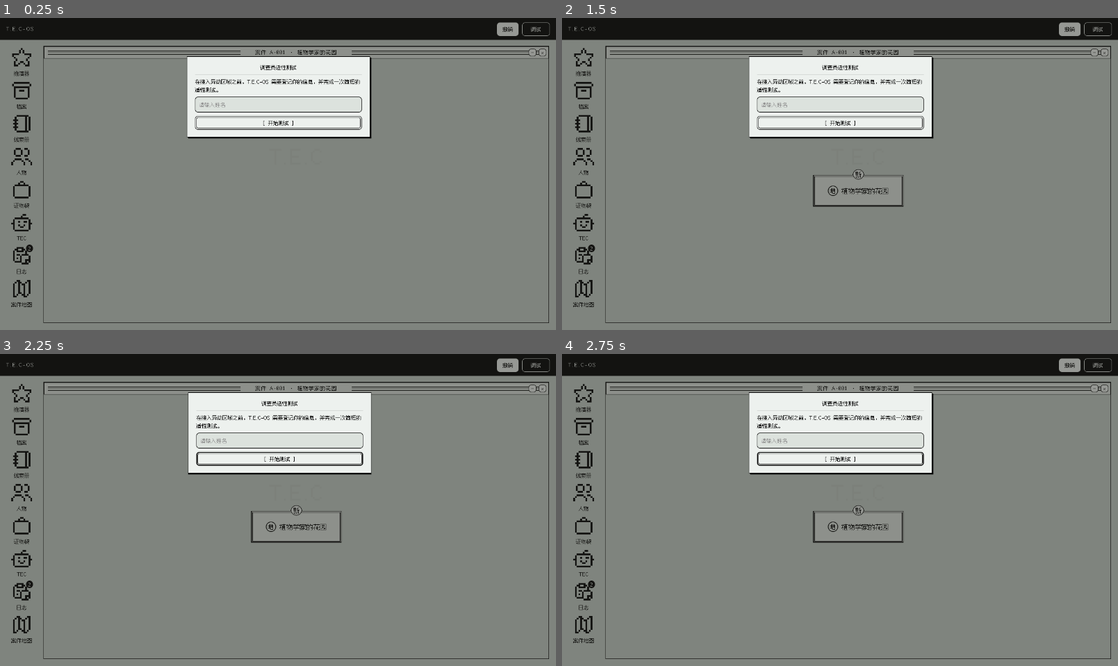
Above: before the commit, frames 1-4 (two rows, left to right).
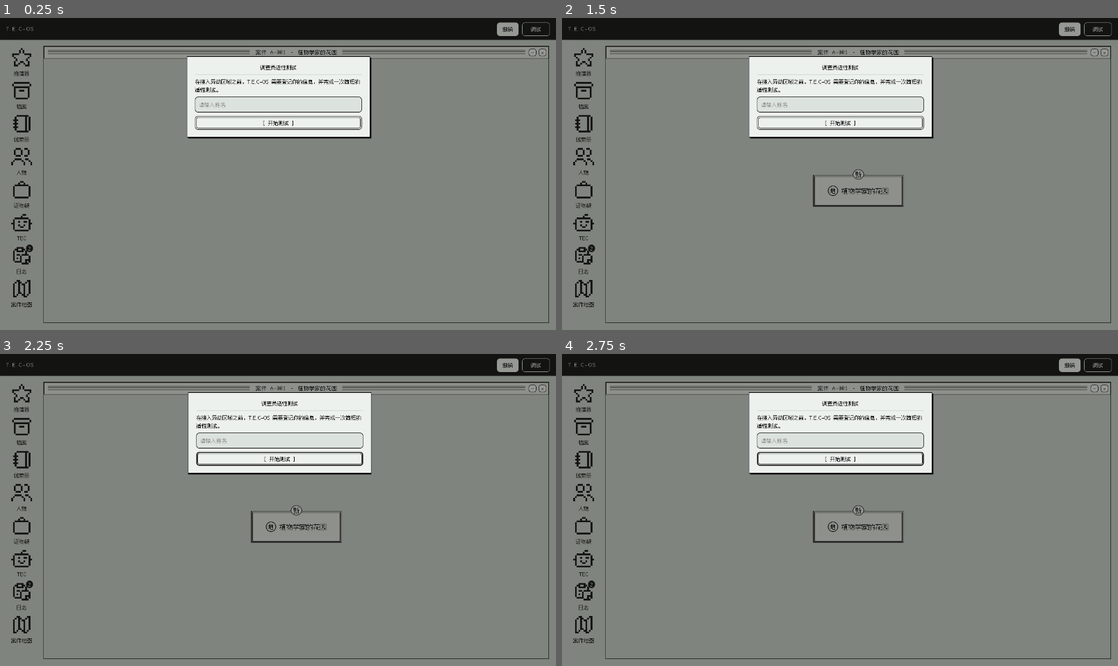
Above: after the commit, the same moments.

Repository: ChrisUtada/tecnode
Game: Godot game, scene res://scenes/Desktop.tscn
Same seed, same stepped clock (60 frames per second), same inputs: the game is played once before the commit and once after it.
Inputs:
- Up to frame 1 (0.25 s): no input
- Up to frame 2 (1.5 s): click "–" at 0.5 s; click "案件地图" at 1.25 s
- Up to frame 3 (2.25 s): click "[ 开始测试 ]" at 2 s
- Up to frame 4 (2.75 s): no input

The runs differ from the first frame. In frame 1, 1.0% of the frame differs, in the area x 8-97%, y 10-12%; in frame 2, 1.0%; in frame 3, 1.0%; in frame 4, 1.0%.

Commit message:
UI 审美：取消水印 / 统一顶栏 / 案件地图列表 / Toast 居中
按用户反馈：移除画布水印；SysWindow 顶栏改为 TitleStripes 整条绘制、标题按实测宽度居中，窄窗不压按钮；案件地图改编号牌 + 两行文字 + 右栏状态牌，与列表体系一致；Toast 改底部居中且去掉偏移影。无头 1351 项 0 失败。

Diff:
--- a/ydgodot/scenes/Desktop.gd
+++ b/ydgodot/scenes/Desktop.gd
@@ -23,7 +23,6 @@
 const WORLD_W := 2000.0
 const WORLD_H := 1300.0
 const AUTOSAVE_DELAY_MSEC := 180
-const TecWatermarkScript := preload("res://ui/TecWatermark.gd")
 
 ## 页眉几何 —— 逐项来自 Web 的计算布局（tools/pixeldiff/probe_web_rects.cjs 量的
 ## getBoundingClientRect），不是凭感觉的间距。改文案长度要同步改宽度，否则右侧按钮组会错位。
@@ -87,7 +86,6 @@
 var _hdr_sized: Array = []      # [Control, Vector2]：页眉控件的目标尺寸，见 _sync_header_sizes()
 var _hdr_right: Array = []      # [Control, float]：贴右控件的「距右边缘」距离，见 _layout_header_right()
 var _toast: PanelContainer
-var _toast_shadow: ColorRect
 var _toast_label: Label
 var _toast_timer: SceneTreeTimer
 var _toast_queue: Array[Dictionary] = []
@@ -1035,13 +1033,6 @@
 	stage_bg.mouse_filter = Control.MOUSE_FILTER_IGNORE
 	_stage.add_child(stage_bg)
 
-	## E1：空旷画布的视线锚点。水印必须画在 stage 内（desk 中央被主窗盖住），
-	## 又在卡片层之前，窗口多时自然被卡片遮掉。
-	var watermark := TecWatermarkScript.new()
-	watermark.name = "desk_watermark"
-	watermark.set_anchors_preset(Control.PRESET_FULL_RECT)
-	_stage.add_child(watermark)
-
 	_card_layer = Control.new()
 	_card_layer.name = "cards"
 	_card_layer.size = Vector2(WORLD_W, WORLD_H)
@@ -1746,15 +1737,6 @@
 
 
 func _build_toast() -> void:
-	## A4：浮层 1-bit 硬影。toast 是黑底，影子在灰桌面上才看得出偏移。
-	_toast_shadow = ColorRect.new()
-	_toast_shadow.name = "toast_shadow"
-	_toast_shadow.color = TecTheme.shadow(1.0)
-	_toast_shadow.mouse_filter = Control.MOUSE_FILTER_IGNORE
-	_toast_shadow.visible = false
-	_desk.add_child(_toast_shadow)
-	_place_z(_toast_shadow, ZR_TOAST)
-
 	_toast = PanelContainer.new()
 	_toast.name = "toast"
 	var sb := StyleBoxFlat.new()
@@ -2185,11 +2167,6 @@
 	_toast.visible = true
 	_toast.reset_size()
 	_place_toast_anchor()
-	if _toast_shadow != null:
-		_toast_shadow.modulate.a = 1.0
-		_toast_shadow.visible = true
-		_toast_shadow.size = _toast.size
-		_toast_shadow.position = _toast.position + SysWindow.OFFSET_SHADOW
 	_stop_toast_timer()
 	_toast_timer = get_tree().create_timer(2.4)
 	_toast_timer.timeout.connect(_fade_toast)
@@ -2204,17 +2181,12 @@
 	_toast_tween = create_tween()
 	_toast_tween.set_trans(Tween.TRANS_LINEAR)
 	_toast_tween.tween_property(_toast, "modulate:a", 0.0, 0.18)
-	if _toast_shadow != null:
-		_toast_tween.parallel().tween_property(_toast_shadow, "modulate:a", 0.0, 0.18)
 	_toast_tween.finished.connect(_after_toast_fade)
 
 
 func _after_toast_fade() -> void:
 	_toast.visible = false
 	_toast.modulate.a = 1.0
-	if _toast_shadow != null:
-		_toast_shadow.visible = false
-		_toast_shadow.modulate.a = 1.0
 	_toast_active = false
 	if _toast_queue.is_empty():
 		return
@@ -2237,16 +2209,10 @@
 func _place_toast_anchor() -> void:
 	if _toast == null or not is_instance_valid(_toast) or not _toast.visible:
 		return
-	var right := _vw() - 16.0
+	## E4：底部居中，距底 16px。不再贴右下角，也不做 dock 避让 —— 居中后与
+	## 右下角的 TEC 胶囊 / 音乐卡片天然分开。
 	var bottom := _vh() - HEADER_H - 16.0
-	if _tec_chip != null and is_instance_valid(_tec_chip) and _tec_chip.visible:
-		bottom = minf(bottom, _tec_chip.position.y - 8.0)
-	if _music_dock != null and is_instance_valid(_music_dock) and _music_dock.visible:
-		bottom = minf(bottom, _music_dock.position.y - 8.0)
-	_toast.position = Vector2(right - _toast.size.x, bottom - _toast.size.y)
-	if _toast_shadow != null and _toast_shadow.visible:
-		_toast_shadow.size = _toast.size
-		_toast_shadow.position = _toast.position + SysWindow.OFFSET_SHADOW
+	_toast.position = Vector2((_vw() - _toast.size.x) * 0.5, bottom - _toast.size.y)
 
 
 func _toast_style(warn: bool) -> StyleBoxFlat:
@@ -2272,9 +2238,6 @@
 	_toast_active = false
 	_toast.modulate.a = 1.0
 	_toast.visible = false
-	if _toast_shadow != null:
-		_toast_shadow.modulate.a = 1.0
-		_toast_shadow.visible = false
 
 
 # ── 撤销 / 存档 ─────────────────────────────────────────────────────────
--- a/ydgodot/scenes/windows/CaseMapWin.gd
+++ b/ydgodot/scenes/windows/CaseMapWin.gd
@@ -14,24 +14,26 @@
 	catalog = p_catalog
 	current_id = p_current
 	case_open = p_open
-	setup("案件地图", 430, 390)
+	setup("案件地图", 430, 260)
 	_build_map()
 
 
 func _build_map() -> void:
 	var tip := TecTheme.label(
-		"每个地址对应一宗案件。\n"
-		+ "在本案捕获「真名」后，下一案的地址才会点亮。\n"
-		+ "案件窗「–」收进右下角案件卡片；「×」收进本图标。\n"
-		+ "两种情况都会自动保存，点本案那行即可展开。", TecTheme.FS_BODY, TecTheme.MUTED)
+		"每个地址对应一宗案件；捕获「真名」后下一案才会点亮。\n"
+		+ "「–」收进右下角卡片，「×」收进本图标，点本案那行展开。",
+		TecTheme.FS_BODY, TecTheme.MUTED)
 	tip.autowrap_mode = TextServer.AUTOWRAP_WORD_SMART
 	tip.add_theme_constant_override("line_spacing", 3)
-	tip.custom_minimum_size = Vector2(content.size.x, 0)
+	tip.size_flags_horizontal = Control.SIZE_EXPAND_FILL
 	content.add_child(tip)
+
+	## D1：列表是独立小节，用黑条白字标题与说明 / 行分开。
+	content.add_child(TecTheme.section_bar("案件索引"))
 
 	_rows = VBoxContainer.new()
 	_rows.name = "rows"
-	_rows.add_theme_constant_override("separation", 8)
+	_rows.add_theme_constant_override("separation", 0)
 	_rows.size_flags_horizontal = Control.SIZE_EXPAND_FILL
 	content.add_child(_rows)
 	refresh_map()
@@ -43,38 +45,39 @@
 	for child in _rows.get_children():
 		_rows.remove_child(child)
 		child.queue_free()
-	for c in CaseCatalog.all():
-		_rows.add_child(_make_row(c))
-
-
-func _make_row(c: Dictionary) -> Control:
+	var all := CaseCatalog.all()
+	for i in all.size():
+		_rows.add_child(_make_row(all[i], i == all.size() - 1))
+
+
+func _make_row(c: Dictionary, last: bool = false) -> Control:
 	var id := String(c["id"])
 	var known := catalog != null and catalog.is_unlocked(id)
 	var current := id == current_id
 	var clickable := known and not (current and case_open)
 
+	## D2：与档案 / 名册 / 证物袋同一套列表语法 —— 不再给每行套一个圆角盒子。
+	## 行间只留 1px 发丝线（左右缩进 8px），行高 56 给「编号 + 标题 + 说明」两行用。
 	var row := PanelContainer.new()
 	row.name = "row_" + id
-	row.custom_minimum_size = Vector2(0, 66)
+	row.custom_minimum_size = Vector2(0, 56)
+	row.size_flags_vertical = Control.SIZE_SHRINK_BEGIN
 	row.mouse_filter = Control.MOUSE_FILTER_STOP
-	## 键线一律纯黑（P4.2）—— 原来已知/可进入的行用的是 `EDGE`（30% 黑），
-	## 在这扇窗里读作「还没做单色改版的旧控件」。锁定行才留淡线：它是真的「不可点」。
-	var style := TecTheme.flat(TecTheme.CARD, TecTheme.R_SM, TecTheme.INK if known else TecTheme.EDGE_SOFT)
-	## 显式写死内容边距：悬停要把键线从 1px 加到 2px，不钉住边距的话
-	## 行内所有子控件都会被顶 1px（参考图里所有键也是一直 1px，只有悬停加粗）。
-	style.content_margin_left = 2
-	style.content_margin_right = 2
-	style.content_margin_top = 2
-	style.content_margin_bottom = 2
-	if not known:
-		style.bg_color = TecTheme.BG
+	var style := TecTheme.flat(TecTheme.NONE, 0, TecTheme.NONE, 0)
+	style.border_color = TecTheme.edge(0.18)
+	if not last:
+		style.border_width_bottom = 1
+		style.expand_margin_left = -8.0
+		style.expand_margin_right = -8.0
+	style.content_margin_left = 8
+	style.content_margin_right = 8
+	style.content_margin_top = 4
+	style.content_margin_bottom = 4
 	row.add_theme_stylebox_override("panel", style)
 	if clickable:
 		row.mouse_default_cursor_shape = Control.CURSOR_POINTING_HAND
-		## 悬停 = 键线加粗（1px → 2px）。原来是 `CARD → BG` 换底色，
-		## 而这两个常量在单色版里都是纯白 —— 等于没有反馈。
-		row.mouse_entered.connect(func(): style.set_border_width_all(2))
-		row.mouse_exited.connect(func(): style.set_border_width_all(1))
+		row.mouse_entered.connect(func(): style.bg_color = TecTheme.BG)
+		row.mouse_exited.connect(func(): style.bg_color = TecTheme.NONE)
 		row.gui_input.connect(_on_row_input.bind(id, clickable))
 
 	var hb := HBoxContainer.new()
@@ -82,37 +85,48 @@
 	hb.mouse_filter = Control.MOUSE_FILTER_IGNORE
 	row.add_child(hb)
 
-	var glyph_box := PanelContainer.new()
-	glyph_box.custom_minimum_size = Vector2(34, 34)
-	glyph_box.size_flags_vertical = Control.SIZE_SHRINK_CENTER
-	glyph_box.mouse_filter = Control.MOUSE_FILTER_IGNORE
-	glyph_box.add_theme_stylebox_override("panel",
-		TecTheme.flat(TecTheme.CARD, TecTheme.R_BTN,
-			TecTheme.INK if known else TecTheme.EDGE_SOFT, 1))
-	hb.add_child(glyph_box)
-	var glyph := TecTheme.label("▣" if known else "▢", TecTheme.FS_BODY,
-		TecTheme.LINE if known else TecTheme.FAINT)
-	glyph.vertical_alignment = VERTICAL_ALIGNMENT_CENTER
-	glyph.horizontal_alignment = HORIZONTAL_ALIGNMENT_CENTER
-	glyph.mouse_filter = Control.MOUSE_FILTER_IGNORE
-	glyph_box.add_child(glyph)
+	## 行首编号牌：a-001 / a-002。比旧版「▣ / ▢」有信息量，也只占一个短格。
+	var code_box := PanelContainer.new()
+	code_box.name = "code"
+	code_box.custom_minimum_size = Vector2(52, 24)
+	code_box.size_flags_vertical = Control.SIZE_SHRINK_CENTER
+	code_box.mouse_filter = Control.MOUSE_FILTER_IGNORE
+	code_box.add_theme_stylebox_override("panel", TecTheme.flat(
+		TecTheme.CARD, TecTheme.R_SM, TecTheme.INK if known else TecTheme.EDGE_SOFT, 1))
+	hb.add_child(code_box)
+	var code_text := String(c["code"]).replace("CASE ", "")
+	var code := TecTheme.label(code_text, TecTheme.FS_BODY,
+		TecTheme.TEXT if known else TecTheme.INK_FAINT)
+	code.horizontal_alignment = HORIZONTAL_ALIGNMENT_CENTER
+	code.vertical_alignment = VERTICAL_ALIGNMENT_CENTER
+	code.clip_text = true
+	code.mouse_filter = Control.MOUSE_FILTER_IGNORE
+	code_box.add_child(code)
 
 	var meta := VBoxContainer.new()
 	meta.add_theme_constant_override("separation", 2)
 	meta.size_flags_horizontal = Control.SIZE_EXPAND_FILL
+	meta.size_flags_vertical = Control.SIZE_SHRINK_CENTER
 	meta.mouse_filter = Control.MOUSE_FILTER_IGNORE
 	hb.add_child(meta)
 
-	var title := TecTheme.label(
-		String(c["code"]) + " · " + (String(c["title"]) if known else "？？？？？？"),
-		TecTheme.FS_TITLE, TecTheme.TEXT if known else TecTheme.MUTED)
+	var title_text := String(c["title"]) if known else "？？？？？？"
+	var title := TecTheme.label(title_text, TecTheme.FS_TITLE,
+		TecTheme.TEXT if known else TecTheme.MUTED)
+	title.size_flags_horizontal = Control.SIZE_EXPAND_FILL
 	title.clip_text = true
+	title.text_overrun_behavior = TextServer.OVERRUN_TRIM_ELLIPSIS
+	title.tooltip_text = title_text
 	title.mouse_filter = Control.MOUSE_FILTER_IGNORE
 	meta.add_child(title)
 
-	var note := TecTheme.label(catalog.note_for(id) if known else String(c["note"]), TecTheme.FS_BODY, TecTheme.MUTED)
-	note.autowrap_mode = TextServer.AUTOWRAP_WORD_SMART
-	note.custom_minimum_size = Vector2(240, 0)
+	var note_text := catalog.note_for(id) if known else String(c["note"])
+	var note := TecTheme.label(note_text, TecTheme.FS_BODY,
+		TecTheme.MUTED if known else TecTheme.INK_FAINT)
+	note.size_flags_horizontal = Control.SIZE_EXPAND_FILL
+	note.clip_text = true
+	note.text_overrun_behavior = TextServer.OVERRUN_TRIM_ELLIPSIS
+	note.tooltip_text = note_text
 	note.mouse_filter = Control.MOUSE_FILTER_IGNORE
 	meta.add_child(note)
 
@@ -130,15 +144,11 @@
 	else:
 		state_text = "可进入"
 
-	## 状态牌按**按钮**的语法画（P4.2），三种档位只差键线与字色：
-	##   当前     → 白底 + 1px 键线 + **内键线**（参考图 “Find” 的双线 = 「就是这一个」）
-	##   可进入   → 白底 + 1px 键线
-	##   锁定/待接入 → 淡键线 + 淡字（它是真的不可点，靠键线浓度区分，不靠颜色）
-	## 原来是「当前 = 整块黑药丸」：那块黑是整窗最重的东西，把「可进入」压没了；
-	## 而且黑底是深色面的语法，不该长在按钮上。
+	## 状态牌按**按钮**的语法画（P4.2）：当前 = 双键线，可进入 = 1px，
+	## 锁定 / 待接入 = 淡键线 + 淡字。高度与编号牌同为 24，行内基线对齐。
 	var badge := Panel.new()
 	badge.name = "state"
-	badge.custom_minimum_size = Vector2(64, 26)
+	badge.custom_minimum_size = Vector2(56, 24)
 	badge.size_flags_vertical = Control.SIZE_SHRINK_CENTER
 	badge.mouse_filter = Control.MOUSE_FILTER_IGNORE
 	var faded := state_kind == "lock" or state_kind == "pend"
@@ -153,7 +163,6 @@
 	state.horizontal_alignment = HORIZONTAL_ALIGNMENT_CENTER
 	state.vertical_alignment = VERTICAL_ALIGNMENT_CENTER
 	state.mouse_filter = Control.MOUSE_FILTER_IGNORE
-	## `Panel` 不是容器，子节点得自己铺满（原来的 PanelContainer 会自动排版）
 	state.set_anchors_preset(Control.PRESET_FULL_RECT)
 	badge.add_child(state)
 
--- a/ydgodot/scenes/windows/SysWindow.gd
+++ b/ydgodot/scenes/windows/SysWindow.gd
@@ -40,6 +40,7 @@
 ## A2：激活窗有条纹标题栏 + 2px 框；非激活窗只留空标题栏 + 1px 框。
 var _active := true
 var _rules: Array[Control] = []
+var _title_stripes: Control = null
 
 
 func setup(p_title: String, w: float, h: float, radius: int = TecTheme.R_WIN) -> void:
@@ -130,18 +131,16 @@
 	add_child(bar)
 	_bar_nodes.append(bar)
 
-	var title_row := HBoxContainer.new()
-	title_row.name = "title_row"
-	title_row.position = Vector2(10.0, 0.0)
-	title_row.size = Vector2(inner_w - 20.0, BAR_H - 1.0)
-	title_row.alignment = BoxContainer.ALIGNMENT_CENTER
-	title_row.add_theme_constant_override("separation", 8)
-	title_row.mouse_filter = Control.MOUSE_FILTER_IGNORE
-	bar.add_child(title_row)
-
-	var left_rule := _title_rule()
-	_rules.append(left_rule)
-	title_row.add_child(left_rule)
+	## 顶栏统一语法：三道横纹铺满整条栏，标题文字居中并留出左右缺口；
+	## 标题宽度按文字实测，窄窗只收窄标题，不会压到右侧按钮或把横纹挤出栏外。
+	_title_stripes = TitleStripes.new()
+	_title_stripes.name = "title_stripes"
+	_title_stripes.position = Vector2.ZERO
+	_title_stripes.size = Vector2(inner_w, BAR_H - 1.0)
+	_title_stripes.mouse_filter = Control.MOUSE_FILTER_IGNORE
+	bar.add_child(_title_stripes)
+	_rules.append(_title_stripes)
+
 	_title_label = TecTheme.label(title, TecTheme.FS_BODY, TecTheme.TEXT)
 	_title_label.name = "win_title"
 	var spaced := FontVariation.new()
@@ -150,15 +149,11 @@
 	spaced.set_spacing(TextServer.SPACING_GLYPH, 1)
 	_title_label.add_theme_font_override("font", spaced)
 	_title_label.horizontal_alignment = HORIZONTAL_ALIGNMENT_CENTER
+	_title_label.vertical_alignment = VERTICAL_ALIGNMENT_CENTER
 	_title_label.clip_text = true
 	_title_label.text_overrun_behavior = TextServer.OVERRUN_TRIM_ELLIPSIS
-	_title_label.custom_minimum_size = Vector2(240, 0)
-	_title_label.size_flags_horizontal = Control.SIZE_SHRINK_CENTER
 	_title_label.mouse_filter = Control.MOUSE_FILTER_IGNORE
-	title_row.add_child(_title_label)
-	var right_rule := _title_rule()
-	_rules.append(right_rule)
-	title_row.add_child(right_rule)
+	bar.add_child(_title_label)
 
 	var sep := ColorRect.new()
 	sep.name = "sep"
@@ -177,6 +172,7 @@
 	bar.add_child(close)
 
 	bar.gui_input.connect(_on_bar_input)
+	_sync_title_area()
 
 	body = Control.new()
 	body.name = "body"
@@ -207,31 +203,55 @@
 	return maxf(content.get_combined_minimum_size().y, sum)
 
 
-func _title_rule() -> Control:
-	## 标题两侧的装饰条：**三道 1px 纯黑横纹**（参考图即为此）。
-	## 原来是一条 30% 半透明灰线 —— 在 1-bit 里「淡」不能靠 alpha，只能靠线宽与线数。
-	## 三道刚好填满 28px 标题栏的视觉中线，且与「1px 分隔线」拉开层次。
-	var wrap := Control.new()
-	wrap.custom_minimum_size = Vector2(12.0, BAR_H - 1.0)
-	wrap.size_flags_horizontal = Control.SIZE_EXPAND_FILL
-	wrap.size_flags_vertical = Control.SIZE_EXPAND_FILL
-	wrap.mouse_filter = Control.MOUSE_FILTER_IGNORE
-	var mid := BAR_H * 0.5
-	for i in 3:
-		var rule := ColorRect.new()
-		rule.color = TecTheme.INK
-		rule.anchor_left = 0.0
-		rule.anchor_right = 1.0
-		rule.anchor_top = 0.0
-		rule.anchor_bottom = 0.0
-		rule.offset_left = 0.0
-		rule.offset_right = 0.0
-		## 间距 4px：三条线占 9px，在 28px 里居中
-		rule.offset_top = mid - 4.5 + float(i) * 4.0
-		rule.offset_bottom = rule.offset_top + 1.0
-		rule.mouse_filter = Control.MOUSE_FILTER_IGNORE
-		wrap.add_child(rule)
-	return wrap
+## 顶栏标题区：按文字实测宽度居中；左右各留出控件宽度，标题永远不会压到
+## 关闭 / 最小化按钮。三道横纹由 `TitleStripes` 整条绘制，并在标题处断开。
+func _sync_title_area() -> void:
+	if _title_label == null or not is_instance_valid(_title_label):
+		return
+	if _title_stripes == null or not is_instance_valid(_title_stripes):
+		return
+	var bar := _title_label.get_parent() as Control
+	if bar == null:
+		return
+	var controls := 47.0 if bar.get_node_or_null("min") != null else 24.0
+	var margin := controls + 8.0
+	var max_w := maxf(_inner_w - margin * 2.0, 24.0)
+	var font := _title_label.get_theme_font("font")
+	var fs := _title_label.get_theme_font_size("font_size")
+	var text_w := 0.0
+	if font != null and _title_label.text != "":
+		text_w = font.get_string_size(_title_label.text, HORIZONTAL_ALIGNMENT_LEFT,
+			-1, fs).x
+	var w := clampf(text_w + 12.0, 24.0, max_w)
+	var x := (_inner_w - w) * 0.5
+	_title_label.position = Vector2(x, 0.0)
+	_title_label.size = Vector2(w, BAR_H - 1.0)
+	_title_stripes.position = Vector2.ZERO
+	_title_stripes.size = Vector2(_inner_w, BAR_H - 1.0)
+	var stripes := _title_stripes as TitleStripes
+	stripes.line_left = 10.0
+	stripes.line_right = maxf(_inner_w - controls - 8.0, 10.0)
+	stripes.gap_left = x - 7.0
+	stripes.gap_right = x + w + 7.0
+	stripes.queue_redraw()
+
+
+## 标题栏横纹：三道 1px 线，按标题区留出中间缺口；整条 Control 参与
+## 激活 / 非激活切换（非激活时隐藏，与 System 6 一致）。
+class TitleStripes extends Control:
+	var line_left := 10.0
+	var line_right := 10.0
+	var gap_left := 0.0
+	var gap_right := 0.0
+
+	func _draw() -> void:
+		var mid := size.y * 0.5
+		for i in 3:
+			var y := mid - 4.5 + float(i) * 4.0
+			if gap_left > line_left:
+				draw_line(Vector2(line_left, y), Vector2(gap_left, y), TecTheme.INK, 1.0)
+			if line_right > gap_right:
+				draw_line(Vector2(gap_right, y), Vector2(line_right, y), TecTheme.INK, 1.0)
 
 
 func _mini_button(text: String) -> Button:
@@ -311,6 +331,7 @@
 	title = t
 	if _title_label != null:
 		_title_label.text = t
+		_sync_title_area()
 
 
 ## A2：与 System 6 一致 —— 激活窗的标题栏有三道横纹、2px 框；
@@ -370,9 +391,7 @@
 	var bar := get_node_or_null("bar") as Control
 	if bar != null:
 		bar.size.x = iw
-		var row := bar.get_node_or_null("title_row") as Control
-		if row != null:
-			row.size.x = iw - 20.0
+		_sync_title_area()
 		var hl := bar.get_node_or_null("top_hl") as Control
 		if hl != null:
 			hl.size.x = iw
@@ -423,6 +442,7 @@
 		min_btn.pressed.connect(func(): minimized.emit())
 		bar.add_child(min_btn)
 	_close_btn.tooltip_text = close_tip
+	_sync_title_area()
 
 
 func _on_close_pressed() -> void:
--- a/ydgodot/tests/headless/test_ui.gd
+++ b/ydgodot/tests/headless/test_ui.gd
@@ -127,6 +127,21 @@
 				pop._offset_shadow.position.is_equal_approx(Vector2(SysWindow.PAD, SysWindow.PAD)
 					+ SysWindow.OFFSET_SHADOW), str(pop._offset_shadow.position))
 			check("A4 密码影在窗体内容之下", pop._offset_shadow.get_index() < pop.get_child_count() - 1)
+		# 顶栏统一：标题按文字宽度居中，窄窗不压关闭键，横纹不越出栏。
+		var pw_bar := pop.get_node("bar") as Control
+		var pw_title := pop._title_label as Control
+		var pw_close := pop.get_node("bar/close") as Control
+		var pw_stripes := pop._title_stripes as Control
+		check("顶栏标题居中（窄弹窗）",
+			absf(pw_title.position.x + pw_title.size.x * 0.5 - pw_bar.size.x * 0.5) < 0.5,
+			"%s / bar %s" % [pw_title.position, pw_bar.size])
+		check("窄弹窗标题不压关闭键",
+			pw_title.position.x + pw_title.size.x <= pw_close.position.x,
+			"%s / close %s" % [pw_title.position + pw_title.size, pw_close.position])
+		check("窄弹窗横纹不越出顶栏",
+			pw_stripes.size.x <= pw_bar.size.x and pw_stripes.size.y <= pw_bar.size.y
+				and float(pw_stripes.get("line_right")) <= pw_bar.size.x,
+			"%s / bar %s" % [pw_stripes.size, pw_bar.size])
 	scene.dbg_password("item:ITEMS_jzmh", "1111")
 	await process_frame
 	check("密码错：弹窗还在", scene.get_node_or_null("desk/pw_pop") != null)
@@ -255,6 +270,17 @@
 	var case_win := scene.get_node_or_null("desk/case_win")
 	check("案件窗不再用烘焙九切片", case_win != null and not case_win._uses_baked_frame()
 		and case_win.get_node_or_null("frame") == null)
+	var cw_bar := case_win.get_node("bar") as Control
+	var cw_title := case_win._title_label as Control
+	var cw_stripes := case_win._title_stripes as Control
+	check("顶栏标题居中（主窗）",
+		absf(cw_title.position.x + cw_title.size.x * 0.5 - cw_bar.size.x * 0.5) < 0.5,
+		"%s / bar %s" % [cw_title.position, cw_bar.size])
+	check("主窗横纹在顶栏内",
+		cw_stripes.size.x <= cw_bar.size.x and cw_stripes.size.y <= cw_bar.size.y
+			and float(cw_stripes.get("line_left")) >= 0.0
+			and float(cw_stripes.get("line_right")) <= cw_bar.size.x,
+		"%s / bar %s" % [cw_stripes.size, cw_bar.size])
 	var frame_bg := scene.get_node_or_null("desk/case_win/bg") as Panel
 	check("案件窗底板是程序化 Panel", frame_bg != null)
 	if frame_bg != null:
@@ -1350,12 +1376,7 @@
 	check("默认清屏色同步桌面色",
 		clear_col is Color and (clear_col as Color).is_equal_approx(TecTheme.DESK_GRAY), str(clear_col))
 	var wm := scene.get_node_or_null("desk/case_win/body/stage/desk_watermark") as Control
-	var cards_layer := scene.get_node_or_null("desk/case_win/body/stage/cards") as Control
-	check("E1 画布水印存在且不吃鼠标",
-		wm != null and wm.mouse_filter == Control.MOUSE_FILTER_IGNORE)
-	check("E1 水印在卡片层之下",
-		wm != null and cards_layer != null and wm.get_index() < cards_layer.get_index(),
-		"null" if wm == null or cards_layer == null else "%d / %d" % [wm.get_index(), cards_layer.get_index()])
+	check("E1 画布不挂水印（按用户反馈取消）", wm == null)
 
 	# ── 单色改版 P4.2：按钮语法统一 ──────────────────────────────────────────
 	# 参考图（System 6 Control Panel）只有两枚键：Set = 白底 + 1px 黑键线；
@@ -1415,13 +1436,26 @@
 			p42_bag._icon.modulate.is_equal_approx(TecTheme.LINE))
 		p42_bag.set_selected(false)
 
-	# 案件地图（用户点名「尤其明显没改」的一扇窗）：行 / 小方块 / 状态牌同一条键线
+	# 案件地图：列表行与其它列表同一套语法 —— 行首编号牌 + 发丝线，不再套圆角盒子。
 	var p42_map: CaseMapWin = scene.dbg_open_case_map()
 	var p42_r1: Control = p42_map.find_child("row_A001", true, false) if p42_map != null else null
 	var p42_c1: Panel = p42_r1.find_child("state", true, false) as Panel if p42_r1 != null else null
 	var p42_rs := p42_r1.get_theme_stylebox("panel") as StyleBoxFlat if p42_r1 != null else null
-	check("案件地图已知行 = 1px 纯黑键线",
-		p42_rs != null and p42_rs.border_color.is_equal_approx(TecTheme.INK), str(p42_rs))
+	check("案件地图行 = 底部 1px 发丝线（不再是圆角盒）",
+		p42_rs != null and p42_rs.border_width_bottom == 1
+			and p42_rs.border_width_top == 0
+			and p42_rs.border_width_left == 0
+			and p42_rs.border_width_right == 0
+			and p42_rs.border_color.is_equal_approx(TecTheme.edge(0.18))
+			and p42_rs.expand_margin_left == -8.0
+			and p42_rs.expand_margin_right == -8.0,
+		str(p42_rs))
+	var p42_code: PanelContainer = p42_r1.find_child("code", true, false) as PanelContainer if p42_r1 != null else null
+	var p42_code_txt := p42_code.get_child(0) as Label if p42_code != null and p42_code.get_child_count() > 0 else null
+	check("案件地图行首 = A-001 编号牌",
+		p42_code != null and p42_code.custom_minimum_size == Vector2(52, 24)
+			and p42_code_txt != null and p42_code_txt.text == "A-001",
+		"null" if p42_code_txt == null else p42_code_txt.text)
 	check("案件地图「当前」牌 = 白底 + 双键线",
 		p42_c1 != null and p42_c1.get_node_or_null("keyline") != null
 			and (p42_c1.get_theme_stylebox("panel") as StyleBoxFlat).border_color.is_equal_approx(TecTheme.INK),
@@ -1442,17 +1476,14 @@
 		toast_sb != null and toast_sb.bg_color.is_equal_approx(TecTheme.LINE)
 			and toast_sb.corner_radius_top_left >= 100,
 		str(toast_sb))
-	check("A4 Toast 3px 偏移影",
-		scene._toast_shadow != null and scene._toast_shadow.visible
-			and scene._toast_shadow.position.is_equal_approx(scene._toast.position + SysWindow.OFFSET_SHADOW)
-			and scene._toast_shadow.size.is_equal_approx(scene._toast.size),
-		"null" if scene._toast_shadow == null else str(scene._toast_shadow.position))
+	check("E4 Toast 底部水平居中",
+		absf(scene._toast.position.x + scene._toast.size.x * 0.5 - scene._vw() * 0.5) < 1.0,
+		str(scene._toast.position) + " / " + str(scene._toast.size))
 	scene._show_toast("队列二")
 	check("E4 第二条排队不抢屏", scene._toast_label.text == "队列一"
 		and scene._toast_queue.size() == 1, str(scene._toast_queue))
 	scene._hide_toast()
 	check("E4 清场同时清队列", not scene._toast.visible and scene._toast_queue.is_empty())
-	check("A4 Toast 影随清场隐藏", scene._toast_shadow == null or not scene._toast_shadow.visible)
 	scene._show_toast("队列三")
 	check("E4 清场后新消息立即显示", scene._toast_label.text == "队列三" and scene._toast.visible)
 	scene._hide_toast()
--- a/ydgodot/ui/TecTheme.gd
+++ b/ydgodot/ui/TecTheme.gd
@@ -376,6 +376,7 @@
 static func section_bar(text: String) -> PanelContainer:
 	var p := PanelContainer.new()
 	p.name = "section_bar"
+	p.custom_minimum_size = Vector2(0, 24)
 	var sb := flat(INK, 0, INK, 0)
 	sb.content_margin_left = 8
 	sb.content_margin_right = 8
@@ -384,6 +385,8 @@
 	p.add_theme_stylebox_override("panel", sb)
 	p.mouse_filter = Control.MOUSE_FILTER_IGNORE
 	var l := label(text, FS_BODY, TEXT_ON_DARK)
+	l.vertical_alignment = VERTICAL_ALIGNMENT_CENTER
+	l.size_flags_vertical = Control.SIZE_EXPAND_FILL
 	l.mouse_filter = Control.MOUSE_FILTER_IGNORE
 	p.add_child(l)
 	return p
--- a/ydgodot/ui/TecWatermark.gd
+++ /dev/null
@@ -1,19 +0,0 @@
-class_name TecWatermark
-extends Control
-## 桌面画布的 T.E.C 水印：3–5% 墨色，压在卡片层下面，只看得到、点不到。
-## 画在 `_stage` 而不是 `_desk`：主窗覆盖桌面中央，只有画布这块大面积灰面需要焦点。
-
-
-func _ready() -> void:
-	mouse_filter = Control.MOUSE_FILTER_IGNORE
-	resized.connect(queue_redraw)
-
-
-func _draw() -> void:
-	var font := TecTheme.brand_font()
-	var px := TecTheme.FS_INITIAL
-	var text := "T.E.C"
-	var tw := font.get_string_size(text, HORIZONTAL_ALIGNMENT_LEFT, -1, px).x
-	var center := Vector2(size.x * 0.5, size.y * 0.36)
-	draw_string(font, Vector2(center.x - tw * 0.5, center.y + font.get_ascent(px) * 0.5),
-		text, HORIZONTAL_ALIGNMENT_LEFT, -1, px, TecTheme.scrim(0.045))
Binary file changed: ydgodot/docs/aesthetic/archive_1280x720.png
Binary file changed: ydgodot/docs/aesthetic/archive_1920x1080.png
Binary file changed: ydgodot/docs/aesthetic/archive_960x560.png
Binary file changed: ydgodot/docs/aesthetic/desktop_1280x720.png
Binary file changed: ydgodot/docs/aesthetic/desktop_1920x1080.png
Binary file changed: ydgodot/docs/aesthetic/desktop_960x560.png
Binary file changed: ydgodot/docs/aesthetic/intro_1280x720.png
Binary file changed: ydgodot/docs/aesthetic/intro_1920x1080.png
Binary file changed: ydgodot/docs/aesthetic/intro_960x560.png
Binary file changed: ydgodot/docs/aesthetic/log_1280x720.png
Binary file changed: ydgodot/docs/aesthetic/log_1920x1080.png
Binary file changed: ydgodot/docs/aesthetic/log_960x560.png
(and 55 more such lines)
